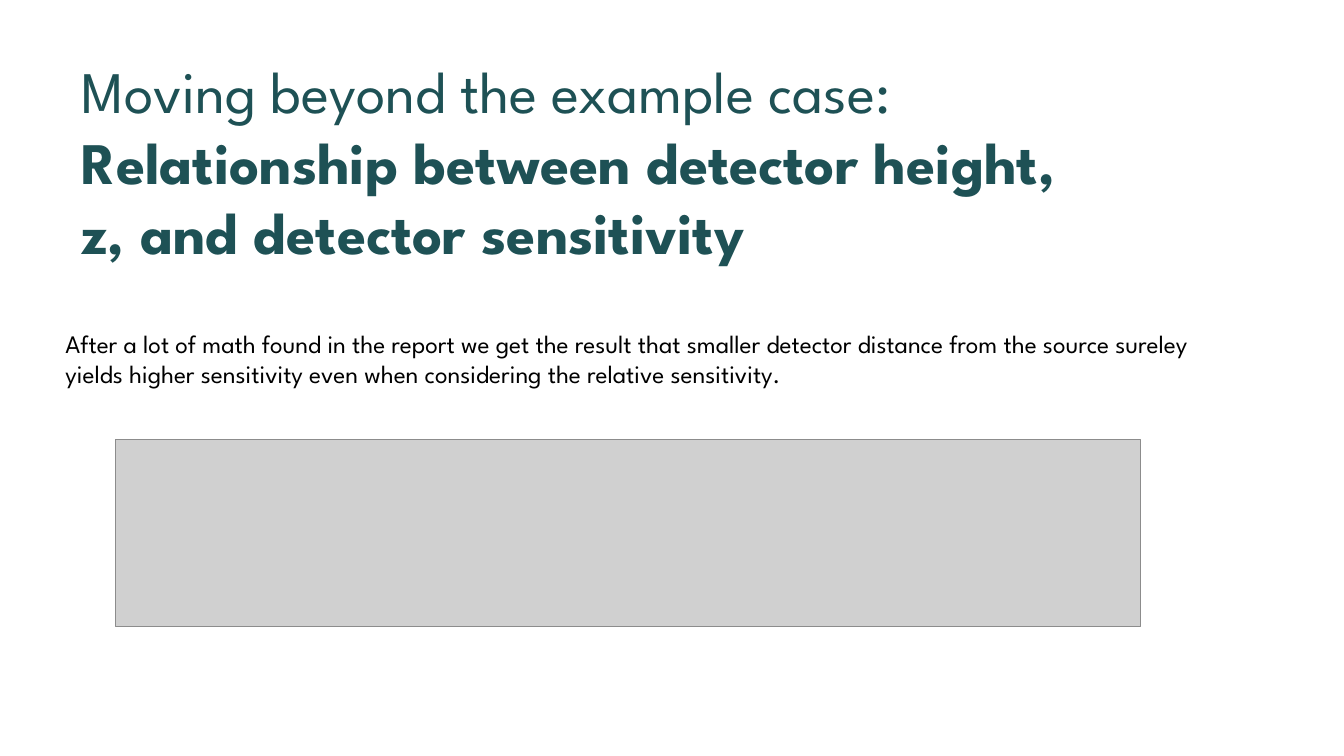
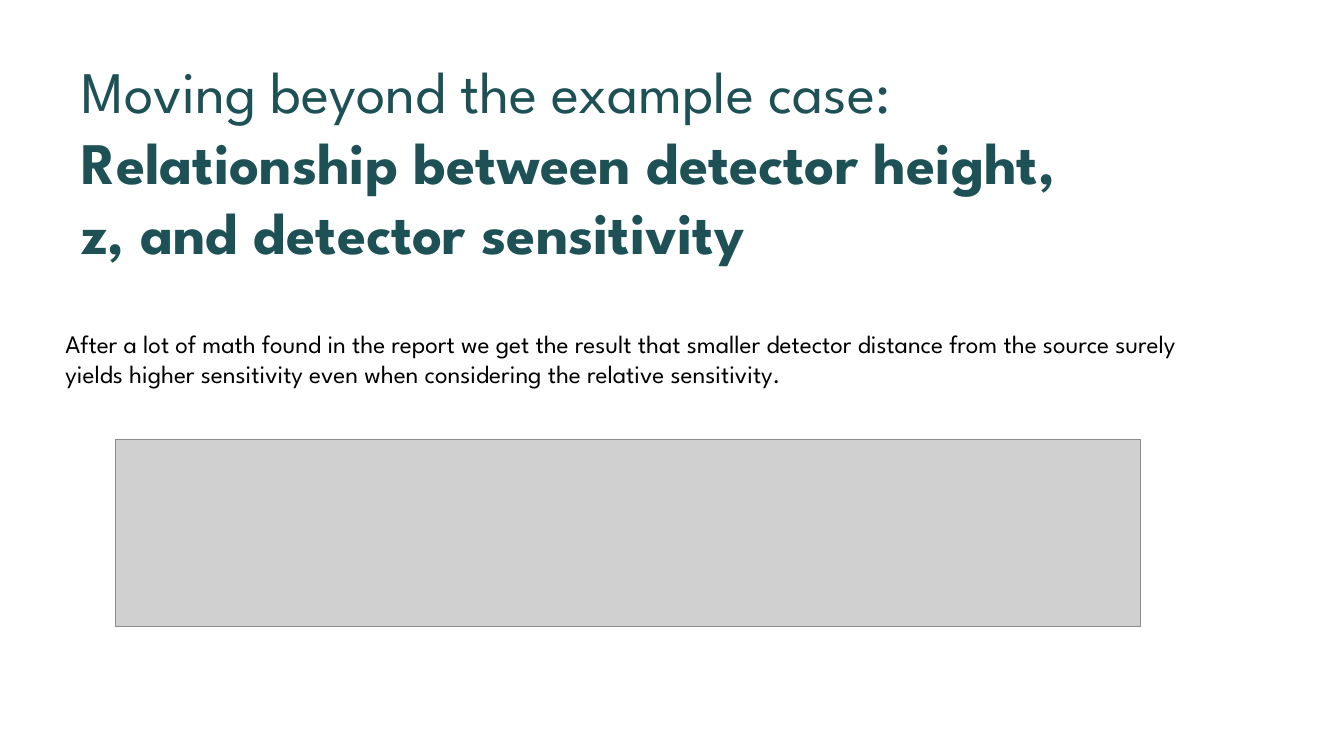
Before and after one commit to KAANVOLKAN05/GPGPU_Research, a slide deck: slide 17 of TurbidityMeterStudy/MonteCarloProj/Presentation for West River.pptx. Drawn at 1344x756 pixels with LibreOffice and Linux fonts; fonts in the diff are those of the drawing; grey boxes stand for pictures. Boxes give left, top, right and bottom in pixels: in the first picture for what was removed or moved away, otherwise in the second. Text is boxed around its words. In the diff, an @@ line names an element or a change of style, - is before the commit and + after.

```diff
--- a/TurbidityMeterStudy/MonteCarloProj/Presentation for West River.pptx
+++ b/TurbidityMeterStudy/MonteCarloProj/Presentation for West River.pptx
@@ text at (65, 335, 1175, 389): text changed @@
-After a lot of math found in the report we get the result that smaller detector distance from the source sureley yields higher sensitivity even when considering the relative sensitivity.
+After a lot of math found in the report we get the result that smaller detector distance from the source surely yields higher sensitivity even when considering the relative sensitivity.
```
Also in this commit, not shown: 7 other slides changed, 1 slide added, 1 other file.
